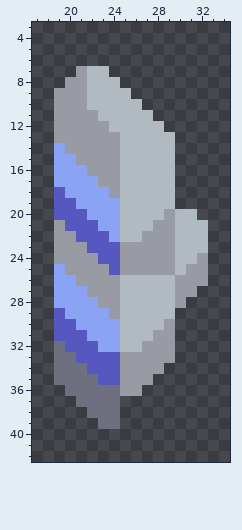
Two versions of one pixel-art sprite, assets/sprites/units/weapons/announcer-weapon.png. Above is the file before it was changed.
The file is 48x48 pixels. Shown: x 17..34, y 3..42.
Once edited:
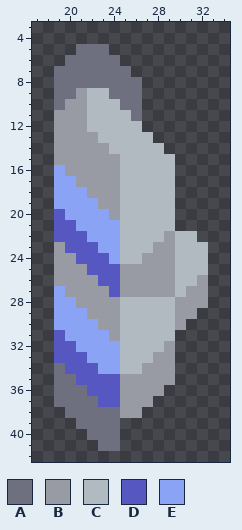
Palette (. is transparent): A #6e7080  B #989aa4  C #b0bac0  D #5757c1  E #8aa3f4
The edit:
Colour A is added in row 5 at x 21 to 23; in row 6 at x 20 to 24; in row 7 at x 19 to 20 and 24 to 25; in row 8 at x 19 and 25 to 26; in row 9 at x 26; in row 36 at x 19.
Colour A is added in row 37 at x 19 to 20; in row 38 at x 20 to 21; in row 39 at x 21 to 22; in row 40 at x 22 to 24; in row 41 at x 23 to 24.
Colour A replaces colour B in row 7 at x 21; in row 8 at x 20 to 21; in row 9 at x 19 to 20; in row 10 at x 19.
Colour A replaces colour C in row 7 at x 22 to 23; in row 8 at x 22 to 24; in row 9 at x 24 to 25; in row 10 at x 25 to 26; in row 11 at x 26.
Colour B is added in row 27 at x 32; in row 28 at x 31 to 32; in row 29 at x 30 to 31; in row 30 at x 30; in row 34 at x 29; in row 35 at x 28 to 29.
Colour B is added in row 36 at x 27 to 28; in row 37 at x 25 to 27; in row 38 at x 25 to 26.
Colour B replaces colour C in rows 26 to 27 at x 25 to 29.
Colour B replaces colour E in row 14 at x 19; in row 15 at x 19 to 20; in row 16 at x 20 to 21; in row 17 at x 21 to 22; in row 18 at x 22 to 23; in row 19 at x 23 to 24.
Colour B replaces colour E in row 20 at x 24; in row 25 at x 19; in row 26 at x 19 to 20; in row 27 at x 20 to 21; in row 28 at x 21 to 22; in row 29 at x 22 to 23.
Colour B replaces colour E in row 30 at x 23 to 24; in row 31 at x 24.
Colour C replaces colour B in row 11 at x 22; in row 12 at x 22 to 23; in row 13 at x 23 to 24; in row 14 at x 24; in row 20 at x 29; in row 21 at x 28 to 29.
Colour C replaces colour B in row 22 at x 27 to 28; in row 23 at x 25 to 27; in row 24 at x 25 to 26 and 32; in row 25 at x 31 to 32; in row 26 at x 30 to 31; in row 27 at x 30.
Colour C replaces colour B in row 30 at x 29; in row 31 at x 28 to 29; in row 32 at x 27 to 28; in row 33 at x 25 to 27; in row 34 at x 25 to 26.
Colour D replaces colour A in row 32 at x 19; in row 33 at x 19 to 20; in row 34 at x 20 to 21; in row 35 at x 21 to 22; in row 36 at x 22 to 24; in row 37 at x 23 to 24.
Colour D replaces colour B in row 21 at x 19; in row 22 at x 19 to 20; in row 23 at x 20 to 21; in row 24 at x 21 to 22; in row 25 at x 22 to 23; in row 26 at x 23 to 24.
Colour D replaces colour B in row 27 at x 24.
Colour E replaces colour D in row 18 at x 19; in row 19 at x 19 to 20; in row 20 at x 20 to 21; in row 21 at x 21 to 22; in row 22 at x 22 to 23; in row 23 at x 23 to 24.
Colour E replaces colour D in row 24 at x 24; in row 29 at x 19; in row 30 at x 19 to 20; in row 31 at x 20 to 21; in row 32 at x 21 to 22; in row 33 at x 22 to 24.
Colour E replaces colour D in row 34 at x 23 to 24.
Colour C is gone in row 11 at x 27; in row 12 at x 27 to 28; in row 13 at x 28 to 29; in row 14 at x 29; in row 20 at x 30 to 31; in row 21 at x 30 to 32.
Colour C is gone in row 22 at x 32.
